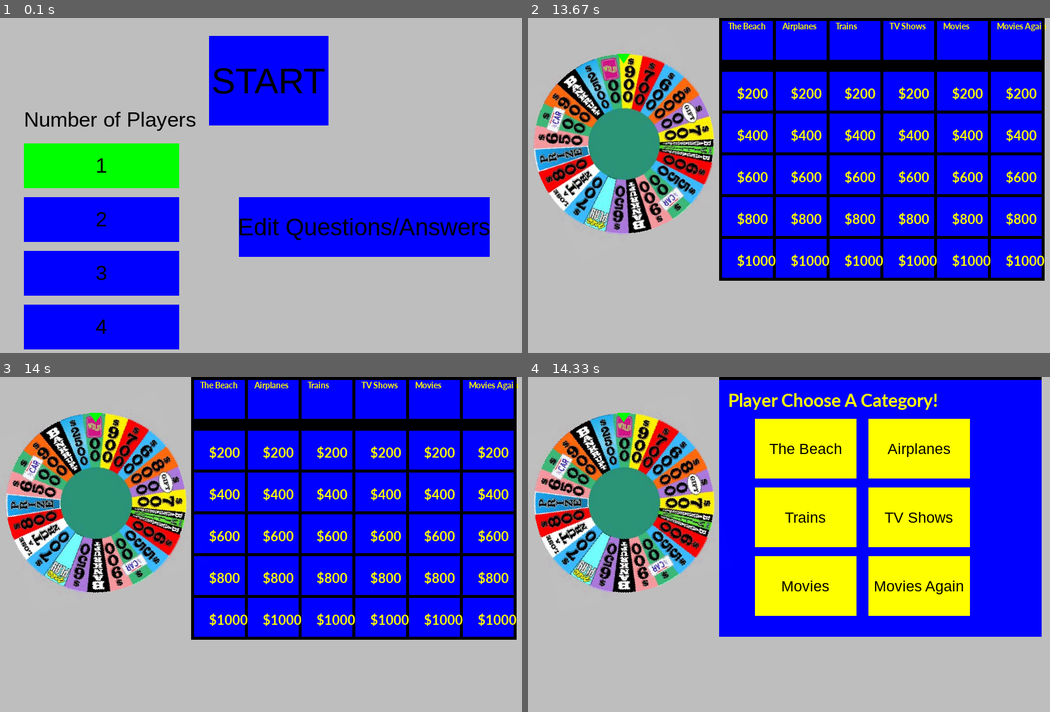
Above: before the commit, frames 1-4 (two rows, left to right).
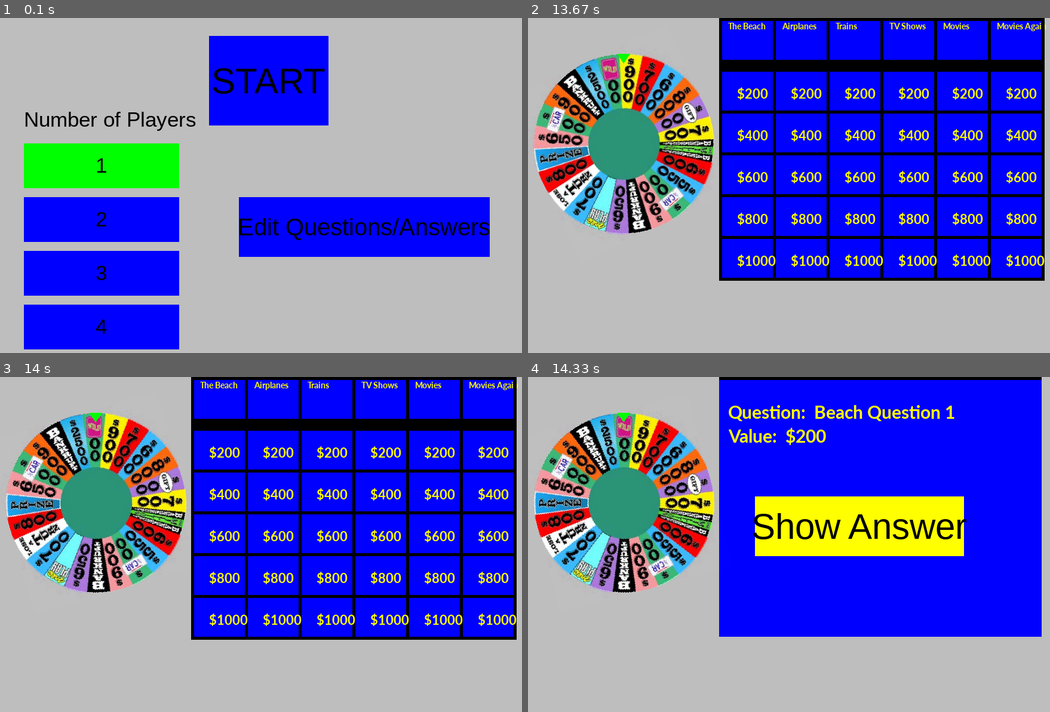
Above: after the commit, the same moments.

Repository: jlherget/TeamH_WheelOfJeopardy
Game: pygame game, started from src/woj.py
Two runs of this game, one before a commit and one after it. Both use one fixed random seed, a clock stepped at 60 frames per second and the inputs below.
Inputs (mouse positions are in pixels of both pictures, inside the frame that each line leads up to):
- Up to frame 1 (0.1 s): no input
- Up to frame 2 (13.67 s): click "START" at 0.38 s; tap Space at 0.67 s; tap 1 at 1, 2.33 s; click (616, 309) at 1.38 s; click (637, 175) at 1.72 s; click (846, 105) at 2.05 s; click (992, 242) at 2.72 s; click (742, 111) at 5.45 s; click "2" at 5.78 s; click "4" at 6.12 s; click (799, 68) at 6.45 s
- Up to frame 3 (14 s): no input
- Up to frame 4 (14.33 s): no input

Frames 1-3 are identical in both runs. In frame 4, 19% of the frame differs, in the area x 38-85%, y 4-72%.

Commit message:
Fixed Thing I changed in wheel for testing

Diff:
--- a/src/wheel.py
+++ b/src/wheel.py
@@ -68,7 +68,7 @@
                 self.angle_vel = 0
 
                 print("SPIN COMPLETED, SENDING OUTPUT TO MAIN")
-                sector = math.floor(self.angle / (360 / 2)) + 6
+                sector = math.floor(self.angle / (360 / 12))
                 self.app.PostMessage(messages.SpinOutMessage(sector))
             self.angle %= 360
 
